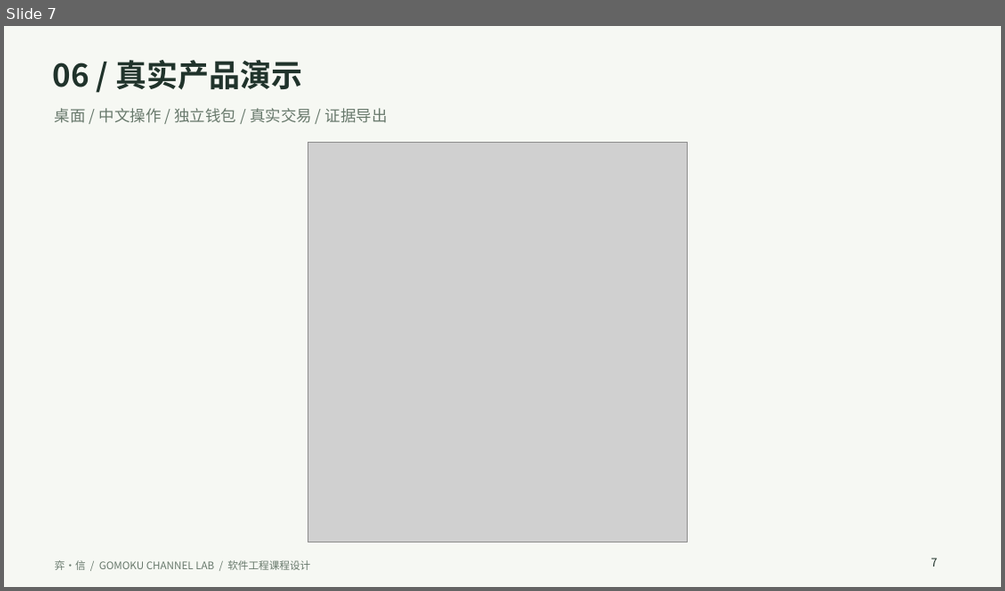
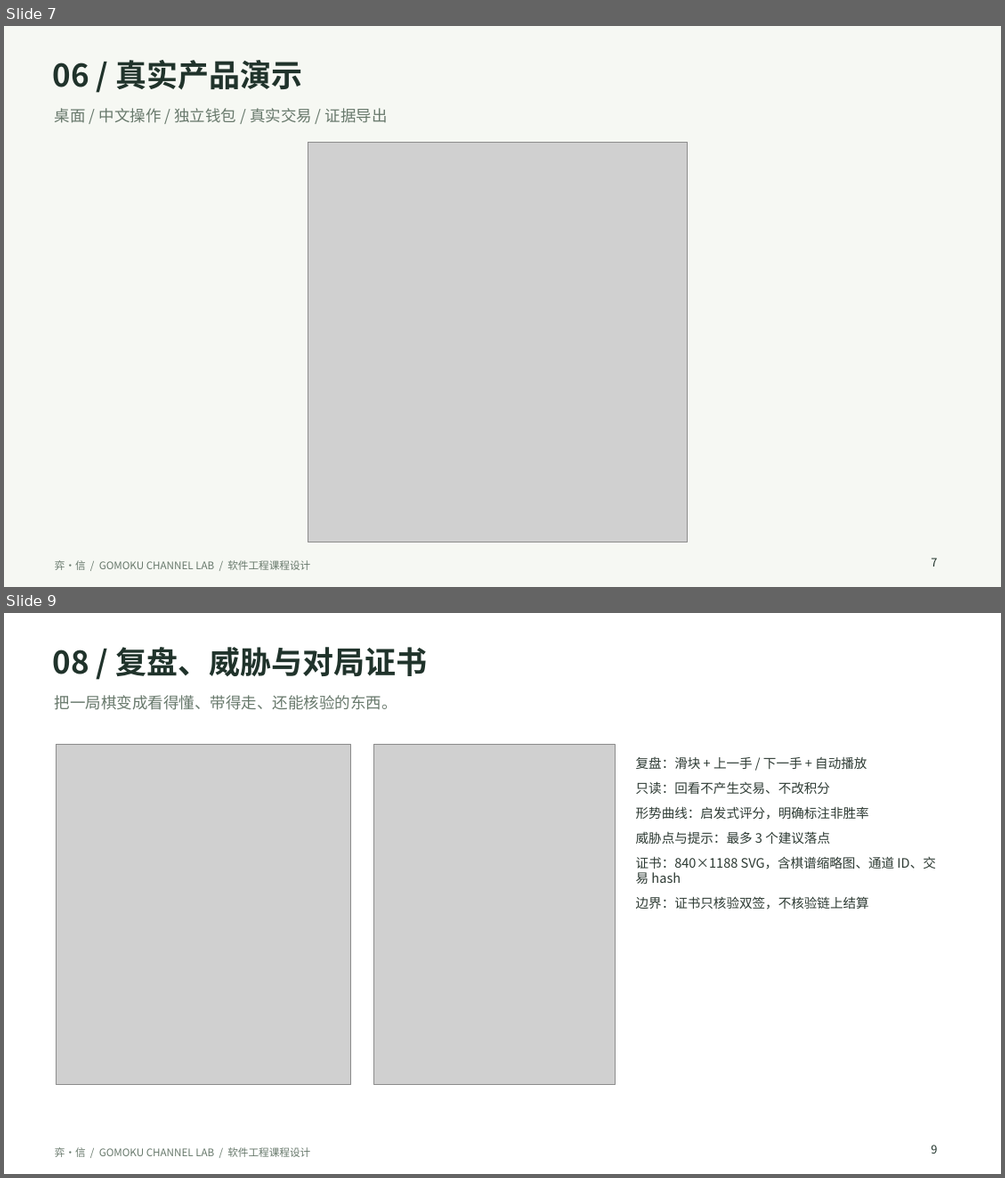
Before and after one commit to haisiiontam/YiXin, a slide deck: reports/弈信-8分钟课程答辩.pptx. Shown one above the other, each under a label of ours: slide 7 before the commit, slides 7 and 9 after it; the slides between them are not shown. The pictures are 1005x591 and 1005x1178 pixels, drawn with LibreOffice and Linux fonts; fonts in the diff are those of the drawing; grey boxes stand for pictures. Boxes give left, top, right and bottom in pixels: in the first picture for what was removed or moved away, otherwise in the second. Text is boxed around its words. In the diff, an @@ line names an element or a change of style, - is before the commit and + after.

Commit message:
提交弈信课程设计项目并更新V2答辩PPT

```diff
--- a/reports/弈信-8分钟课程答辩.pptx
+++ b/reports/弈信-8分钟课程答辩.pptx
@@ slide 9 added at (x1=4, y1=613, x2=1001, y2=1174), background #FFFFFF @@
@@ text added at (x1=52, y1=647, x2=427, y2=676), 30 pt, text #20332B, bold @@
+08 / 复盘、威胁与对局证书
@@ text added at (x1=55, y1=695, x2=397, y2=710), 15 pt, text #68796C @@
+把一局棋变成看得懂、带得走、还能核验的东西。
@@ picture added at (x1=57, y1=744, x2=351, y2=1084) @@
@@ picture added at (x1=374, y1=744, x2=615, y2=1084) @@
@@ text added at (x1=636, y1=756, x2=935, y2=909), 12.5 pt, text #2E3B34 @@
+复盘：滑块 + 上一手 / 下一手 + 自动播放
+只读：回看不产生交易、不改积分
+形势曲线：启发式评分，明确标注非胜率
+威胁点与提示：最多 3 个建议落点
+证书：840×1188 SVG，含棋谱缩略图、通道 ID、交易 hash
+边界：证书只核验双签，不核验链上结算
@@ text added at (x1=930, y1=1144, x2=937, y2=1153), 11 pt, text #20332B @@
+9
@@ text added at (x1=55, y1=1147, x2=310, y2=1157), 10 pt, text #68796C @@
+弈·信 / GOMOKU CHANNEL LAB / 软件工程课程设计
```
Also in this commit, not shown: 8 slides changed, 1 other slide added, 3 other files.
